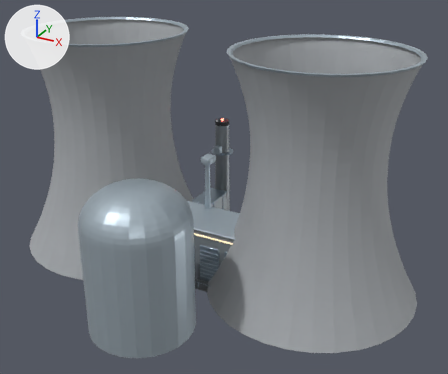
One commit to the glTF model public/models/across-infrastructure.glb: the scene before it, then after it.
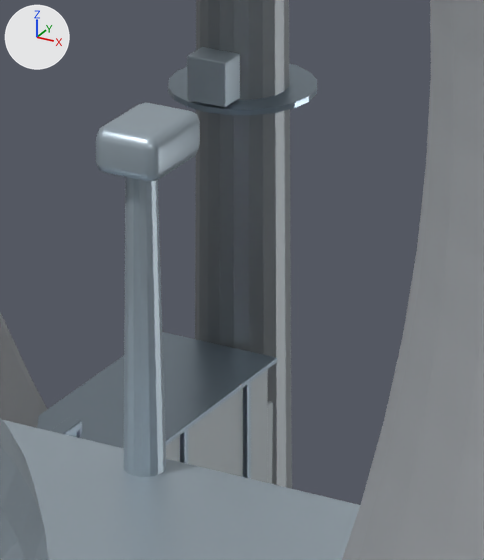
Each version is shown whole from a 50 mm lens placed at (43.2, -73.4, 49.5), pointed at (4.8, -3.7, 14.6), then close up on the part from 42% to 58% of the width and 37% to 59% of the height. Arrows for +X, +Y and +Z are at upper left; the lights stay in place. The first two pictures are the older version. Where no turn or scale is listed for an object, it has been applied to the vertices. Vertices at exactly the same position are counted once.

The older version as bpy lines, for what is in view:
```python
me_breeching_duct = bpy.data.meshes.new('Breeching duct')
me_breeching_duct.from_pydata(...)  # 240 vertices, 456 faces; spans x -6.6..6.6, y 0.5..13.3, z 0.0..5.8
me_breeching_duct.materials.append(mat_hrsg_casing)  # grey #a2aaad
me_cems_gallery = bpy.data.meshes.new('CEMS gallery')
me_cems_gallery.from_pydata(...)  # 2504 vertices, 4740 faces; spans x -10.2..13.6, y -6.8..12.5, z 1.1..13.9
me_cems_gallery.materials.append(mat_ceramic_metal_casing)  # light grey #adbcc5
me_nacelle = bpy.data.meshes.new('Nacelle')
me_nacelle.from_pydata(...)  # 88 vertices, 140 faces; spans x -0.8..0.8, y -0.8..1.4, z 0.0..17.0
me_nacelle.materials.append(mat_ceramic_metal_casing)  # light grey #adbcc5
ob_gas_plant__ceramic_metal_casing = bpy.data.objects.new('GAS_PLANT__Ceramic metal casing', me_cems_gallery)
ob_gas_plant__ceramic_metal_casing.location = (0.0, 0.0, 0.0)
ob_gas_plant__hrsg_casing = bpy.data.objects.new('GAS_PLANT__HRSG casing', me_breeching_duct)
ob_gas_plant__hrsg_casing.location = (0.0, 0.0, 0.0)
ob_wind_mast__ceramic_metal_casing = bpy.data.objects.new('WIND_MAST__Ceramic metal casing', me_nacelle)
ob_wind_mast__ceramic_metal_casing.location = (0.0, 0.0, 0.0)
# also in view: 'NUCLEAR_PLANT__Ceramic metal casing' at (0.0, -6.9, 17.0); 'GAS_PLANT__Stack steel' at (0.0, 13.6, 9.0); 'GAS_PLANT__Brushed structural steel' at (3.3, 4.4, 6.3); 'NUCLEAR_PLANT__Satin concrete' at (0.0, 0.0, 17.0)
```
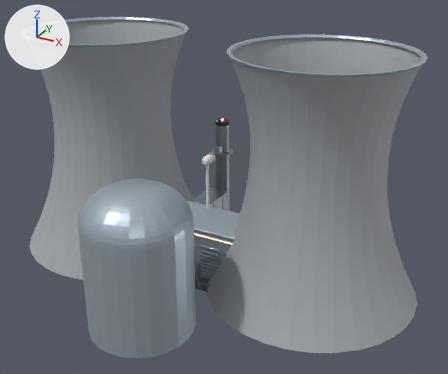
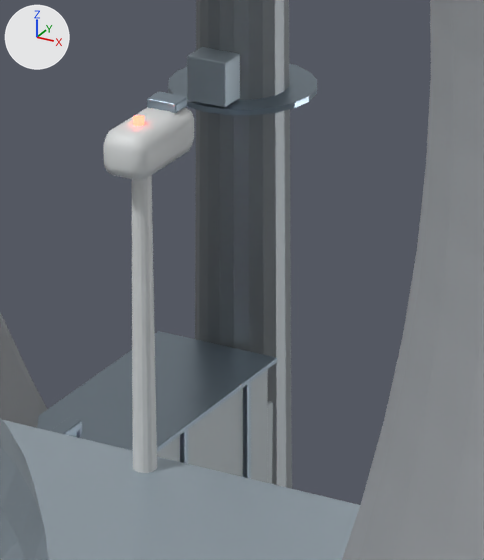
The change, as a diff of the scene's bpy script:
```diff
--- a/public/models/across-infrastructure.glb.py
+++ b/public/models/across-infrastructure.glb.py
@@ mat_turbine_off_white @@
+mat_turbine_off_white = principled_material('Turbine off-white')
+mat_turbine_off_white.base_color = (0.78, 0.8, 0.8)  # white #e5e7e7
+mat_turbine_off_white.roughness = 0.45
@@ mat_aviation_light @@
+mat_aviation_light = principled_material('Aviation light')
+mat_aviation_light.base_color = (1.0, 0.1, 0.06)  # red #ff5945
+mat_aviation_light.emission_color = (1.0, 0.1, 0.06)  # red #ff5945
+mat_aviation_light.emission_strength = 6.0
@@ me_nacelle @@
 # used by ob_wind_mast__ceramic_metal_casing; location = (0.0, 0.0, 0.0)
-me_nacelle.from_pydata(...)  # 88 vertices, 140 faces; spans x -0.8..0.8, y -0.8..1.4, z 0.0..17.0
-me_nacelle.materials.append(mat_ceramic_metal_casing)  # light grey #adbcc5
+me_nacelle.from_pydata(...)  # 88 vertices, 140 faces; spans x -0.6..0.6, y -0.9..1.6, z 0.0..17.0
+# me_nacelle part 1: the loose piece of 56 vertices spanning x -0.8..0.8, y -0.8..1.4, z 15.9..17.0 is scaled about its middle by (0.612, 1.12, 0.934), then moved by (0.0, 0.1, 0.0)
+# me_nacelle part 2: the loose piece of 32 vertices spanning x -0.6..0.6, y -0.6..0.6, z 0.0..16.0 is scaled about the mesh origin by (0.559, 0.559, 0.994)
+me_nacelle.materials.append(mat_turbine_off_white)  # white #e5e7e7
@@ me_nacelle_cooler @@
+me_nacelle_cooler.from_pydata(...)  # 56 vertices, 108 faces; spans x -0.375..0.375, y 0.875..1.425, z 17.02..17.26
+me_nacelle_cooler.materials.append(mat_brushed_structural_steel)  # greyish blue #95a6b3
@@ me_nacelle_aviation_light @@
+me_nacelle_aviation_light.from_pydata([(0.13, -0.1, 17.04), (0.092, -0.192, 17.04), (0.0, -0.23, 17.04), (-0.092, -0.192, 17.04), (-0.13, -0.1, 17.04), (-0.092, -0.008, 17.04), (0.0, 0.03, 17.04), (0.092, -0.008, 17.04), (0.13, -0.1, 17.2), (0.092, -0.192, 17.2), (0.0, -0.23, 17.2), (-0.092, -0.192, 17.2), (-0.13, -0.1, 17.2), (-0.092, -0.008, 17.2), (0.0, 0.03, 17.2), (0.092, -0.008, 17.2)], [], [(0, 8, 9), (0, 9, 1), (1, 9, 10), (1, 10, 2), (2, 10, 11), (2, 11, 3), (3, 11, 12), (3, 12, 4), (4, 12, 13), (4, 13, 5), (5, 13, 14), (5, 14, 6), (6, 14, 15), (6, 15, 7), (7, 15, 8), (7, 8, 0)])
+me_nacelle_aviation_light.materials.append(mat_aviation_light)  # red #ff5945, glowing red #ff5945
@@ ob_wind_mast__brushed_structural_steel @@
+ob_wind_mast__brushed_structural_steel = bpy.data.objects.new('WIND_MAST__Brushed structural steel', me_nacelle_cooler)
+ob_wind_mast__brushed_structural_steel.location = (0.0, 0.0, 0.0)
@@ ob_wind_mast__aviation_light @@
+ob_wind_mast__aviation_light = bpy.data.objects.new('WIND_MAST__Aviation light', me_nacelle_aviation_light)
+ob_wind_mast__aviation_light.location = (0.0, 0.0, 0.0)
```

Pixel boxes [x1, y1, x2, y2] of what changed, in the close-ups (484 x 560 px; the box of a moved part takes in the faces that stretch with it):
'WIND_MAST__Ceramic metal casing', recoloured, reshaped (13% narrower): before [96, 103, 200, 477]; after [104, 107, 194, 473]
'WIND_MAST__Brushed structural steel', added: after [147, 92, 187, 113]
'WIND_MAST__Aviation light', added: after [133, 115, 144, 126]
part 1 of me_nacelle, moved or reshaped: before [96, 103, 200, 182]; after [104, 107, 194, 180]
part 2 of me_nacelle, moved or reshaped: before [124, 177, 166, 477]; after [132, 175, 157, 473]
